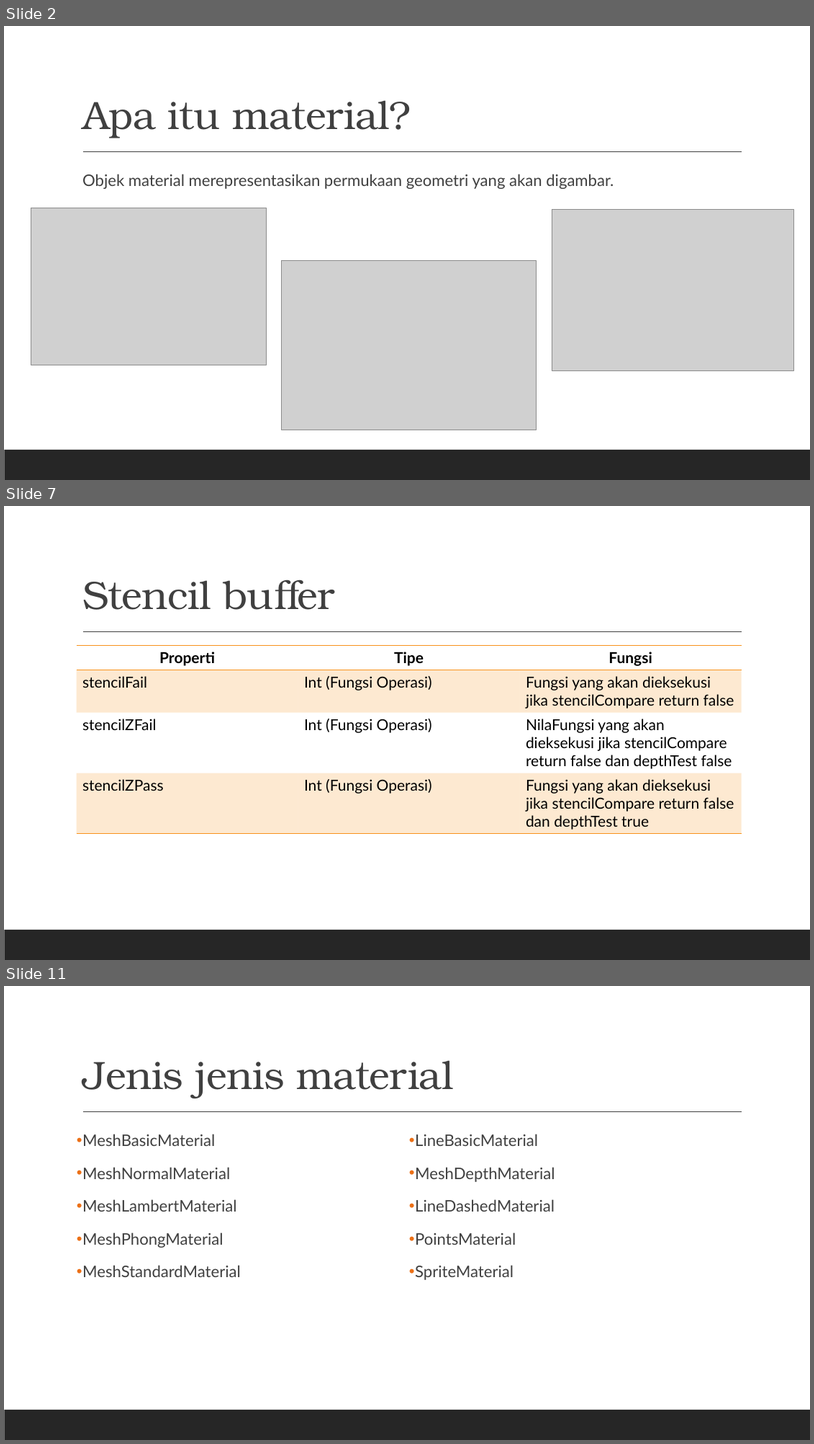
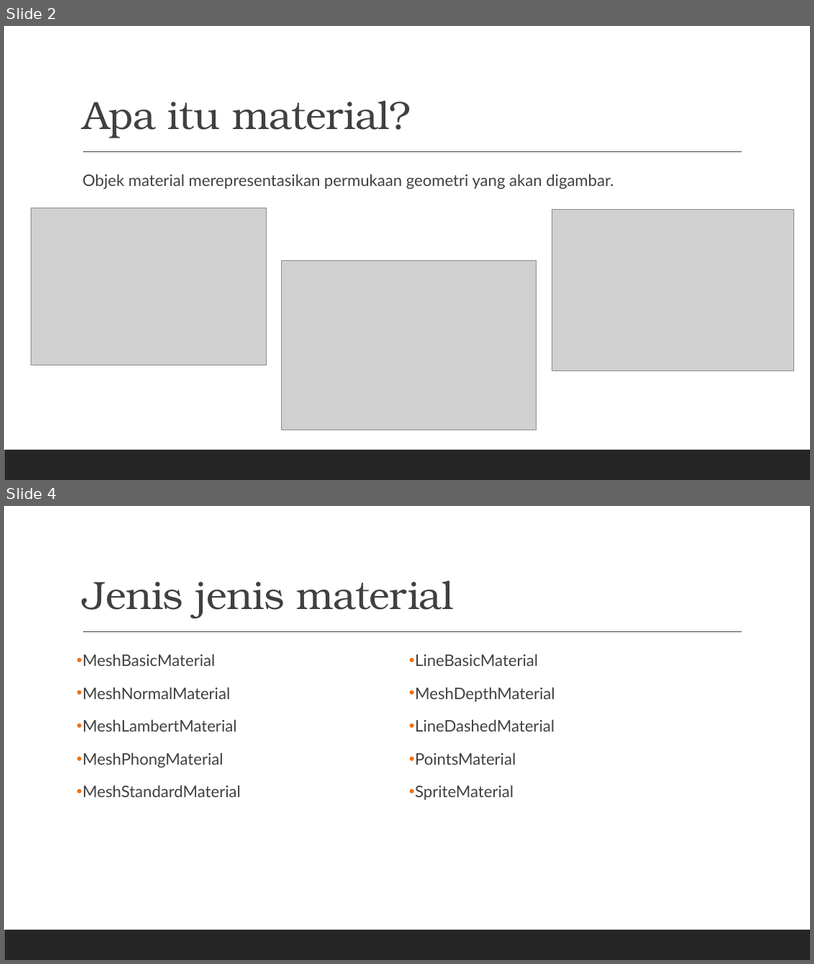
Before and after one commit to grafkom-2020/presentasi-threejs-grafkom-gang, a slide deck: documents/MATERIAL.pptx. Shown one above the other, each under a label of ours: slides 2, 7 and 11 before the commit, slides 2 and 4 after it; the slides between them are not shown. The pictures are 814x1444 and 814x964 pixels, drawn with LibreOffice and Linux fonts; fonts in the diff are those of the drawing; grey boxes stand for pictures. Boxes give left, top, right and bottom in pixels: in the first picture for what was removed or moved away, otherwise in the second. Text is boxed around its words. In the diff, an @@ line names an element or a change of style, - is before the commit and + after.

```diff
--- a/documents/MATERIAL.pptx
+++ b/documents/MATERIAL.pptx
@@ slide 7 removed at [4,506,810,960], background #FFFFFF; not listed: 2 template elements that a slide beside it also shows @@
@@ title removed at [82,579,335,610] @@
-Stencil buffer
@@ table removed at [77,646,743,834], 4 rows, 3 columns @@
-Properti | Tipe | Fungsi
-stencilFail | Int (Fungsi Operasi) | Fungsi yang akan dieksekusi jika stencilCompare return false
-stencilZFail | Int (Fungsi Operasi) | NilaFungsi yang akan dieksekusi jika stencilCompare return false dan depthTest false
-stencilZPass | Int (Fungsi Operasi) | Fungsi yang akan dieksekusi jika stencilCompare return false dan depthTest true
@@ what was slide 11 is now slide 4 @@
```
Also in this commit, not shown: 1 slide added, 7 other slides removed.
